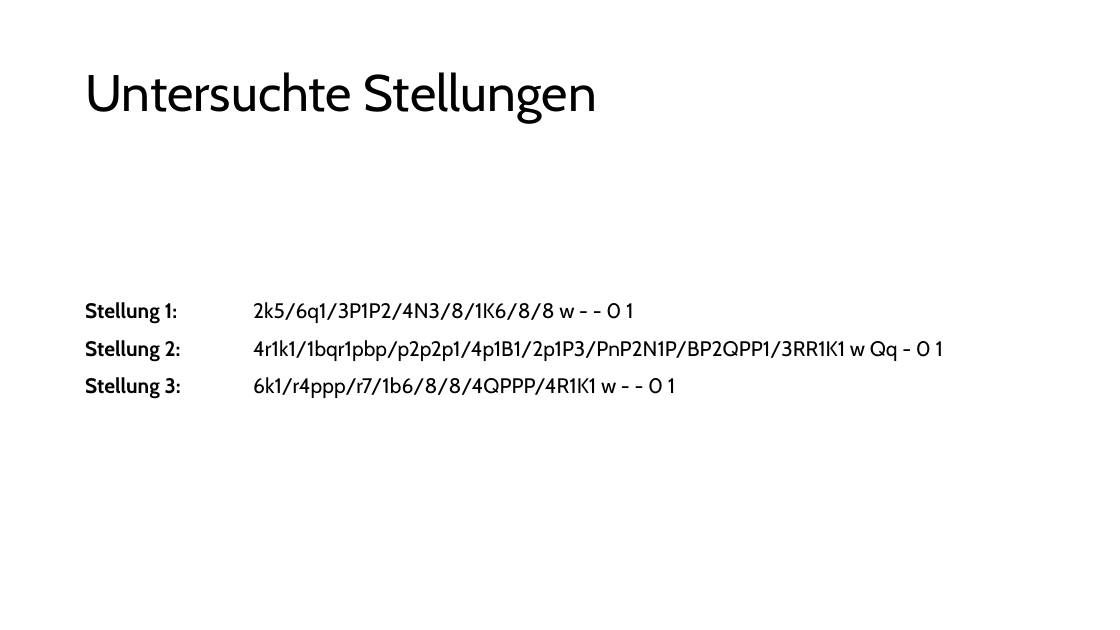
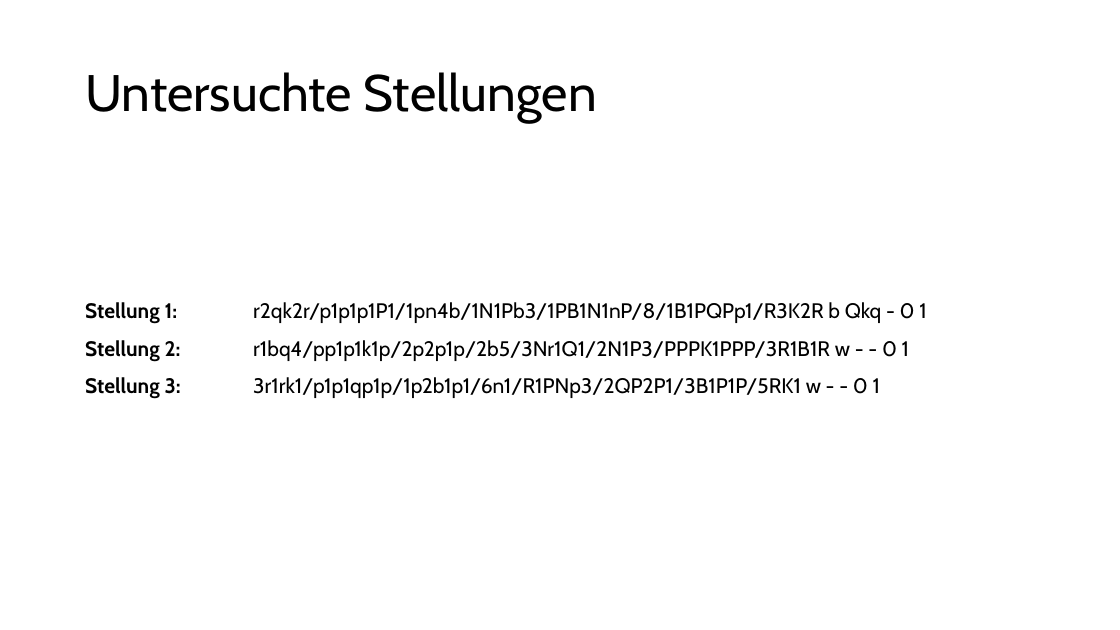
Before and after one commit to patrickzda/chess_engine, a slide deck: slide 4 of presentations/PJ_KI_MST3.pptx. Drawn at 1120x630 pixels with LibreOffice and Linux fonts; fonts in the diff are those of the drawing. Boxes give left, top, right and bottom in pixels: in the first picture for what was removed or moved away, otherwise in the second. Text is boxed around its words. In the diff, an @@ line names an element or a change of style, - is before the commit and + after.

```diff
--- a/presentations/PJ_KI_MST3.pptx
+++ b/presentations/PJ_KI_MST3.pptx
@@ text at <box>85,302,926,399</box>: text changed @@
-Stellung 1: 2k5/6q1/3P1P2/4N3/8/1K6/8/8 w - - 0 1
-Stellung 2: 4r1k1/1bqr1pbp/p2p2p1/4p1B1/2p1P3/PnP2N1P/BP2QPP1/3RR1K1 w Qq - 0 1
-Stellung 3: 6k1/r4ppp/r7/1b6/8/8/4QPPP/4R1K1 w - - 0 1
+Stellung 1: r2qk2r/p1p1p1P1/1pn4b/1N1Pb3/1PB1N1nP/8/1B1PQPp1/R3K2R b Qkq - 0 1
+Stellung 2: r1bq4/pp1p1k1p/2p2p1p/2b5/3Nr1Q1/2N1P3/PPPK1PPP/3R1B1R w - - 0 1
+Stellung 3: 3r1rk1/p1p1qp1p/1p2b1p1/6n1/R1PNp3/2QP2P1/3B1P1P/5RK1 w - - 0 1
```
Also in this commit, not shown: 3 other slides changed.
